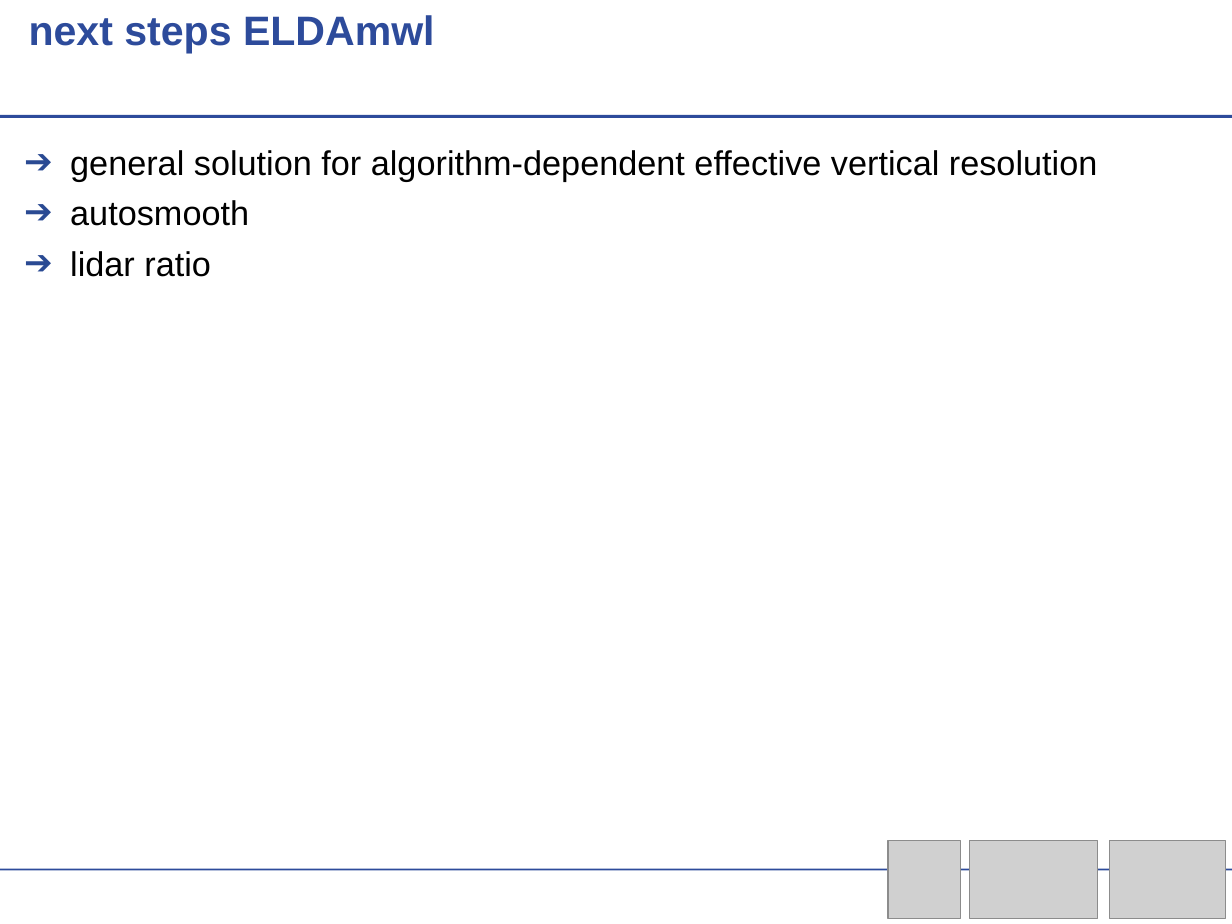
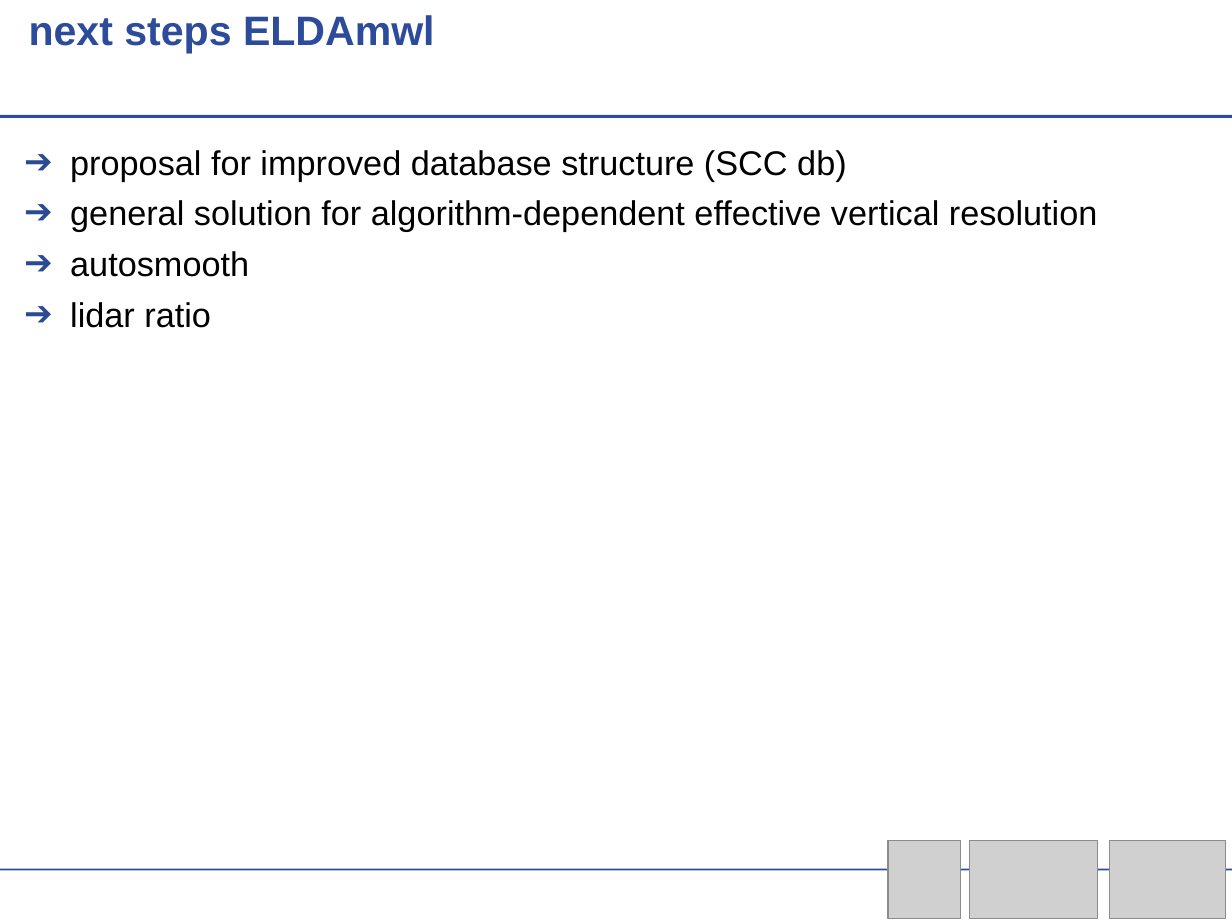
Before and after one commit to actris-scc/ELDAmwl, a slide deck: slide 22 of ELDAmwl.odp. Drawn at 1232x924 pixels with LibreOffice and Linux fonts; fonts in the diff are those of the drawing; grey boxes stand for pictures; background and template pictures are left out. Boxes give left, top, right and bottom in pixels: in the first picture for what was removed or moved away, otherwise in the second. Text is boxed around its words. In the diff, an @@ line names an element or a change of style, - is before the commit and + after.

```diff
--- a/ELDAmwl.odp
+++ b/ELDAmwl.odp
@@ text at bbox=[70, 150, 846, 181]: paragraph added @@
+➔ proposal for improved database structure (SCC db)
```
Also in this commit, not shown: 2 other slides changed, 1 other file.
